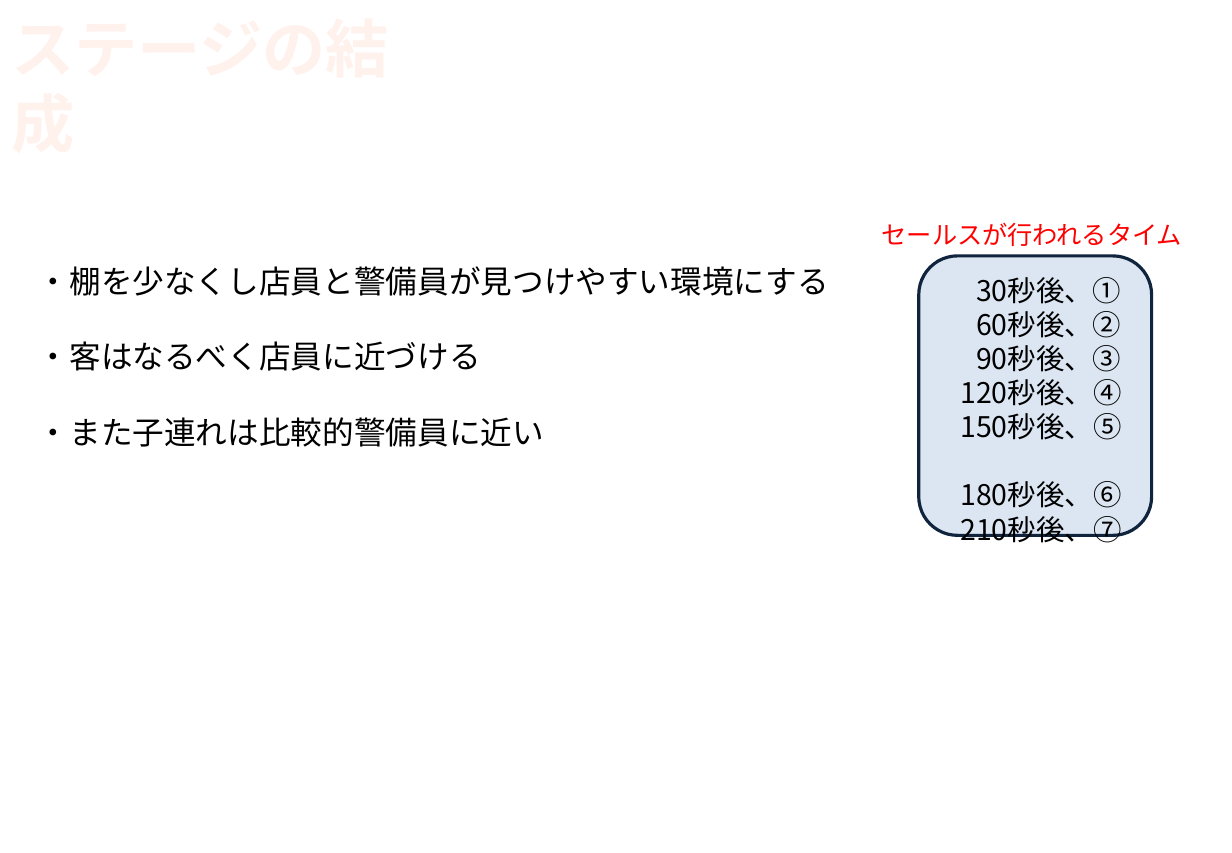
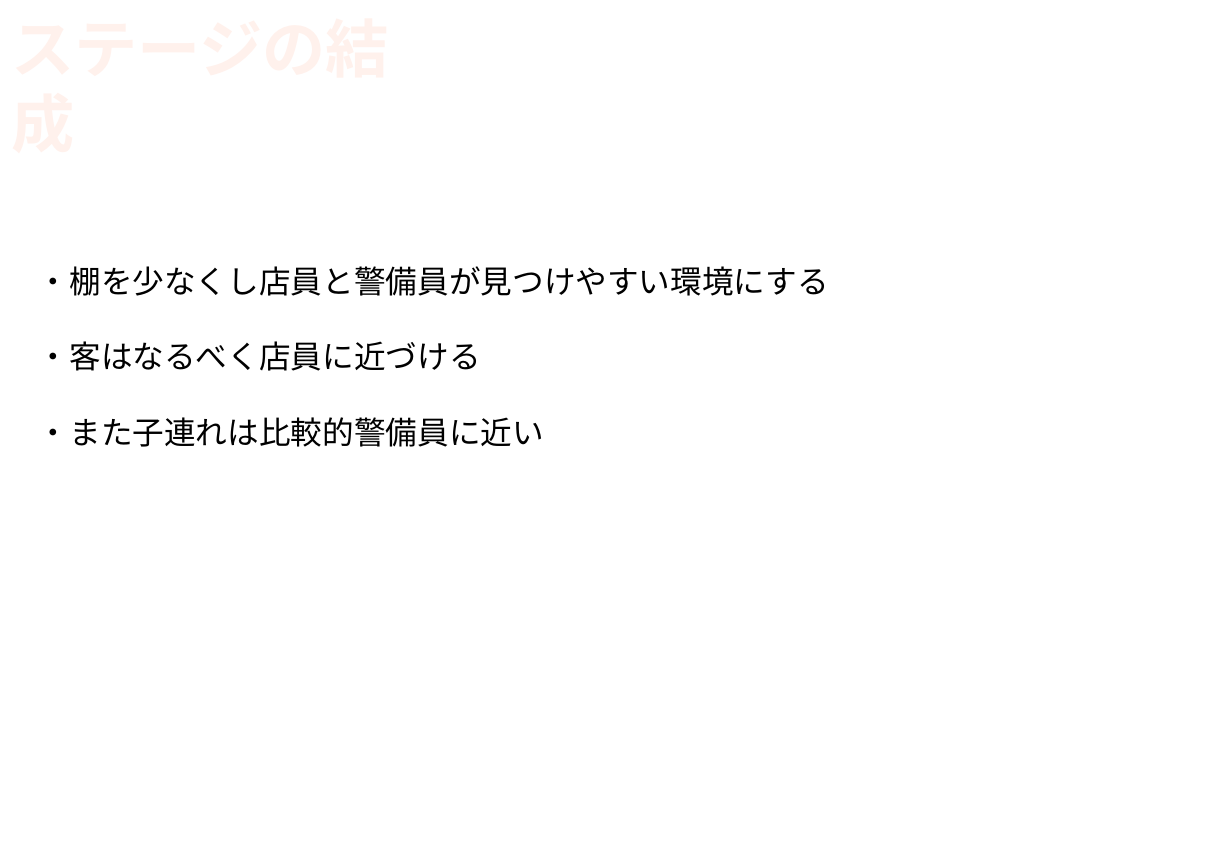
Before and after one commit to H29LatterPeriodTeam07/team07, a slide deck: slide 5 of ステージ案/ステージ2考案.pptx. Drawn at 1232x853 pixels with LibreOffice and Linux fonts; fonts in the diff are those of the drawing; background and template pictures are left out. Boxes give left, top, right and bottom in pixels: in the first picture for what was removed or moved away, otherwise in the second. Text is boxed around its words. In the diff, an @@ line names an element or a change of style, - is before the commit and + after.

```diff
--- a/ステージ案/ステージ2考案.pptx
+++ b/ステージ案/ステージ2考案.pptx
@@ text removed at (882,222,1182,246) @@
-セールスが行われるタイム
@@ rounded rectangle removed at (919,256,1152,536) @@
-30秒後、①
-60秒後、②
-90秒後、③
-120秒後、④
-150秒後、⑤
-180秒後、⑥
-210秒後、⑦
```
Also in this commit, not shown: 6 other slides changed, 9 other files.
